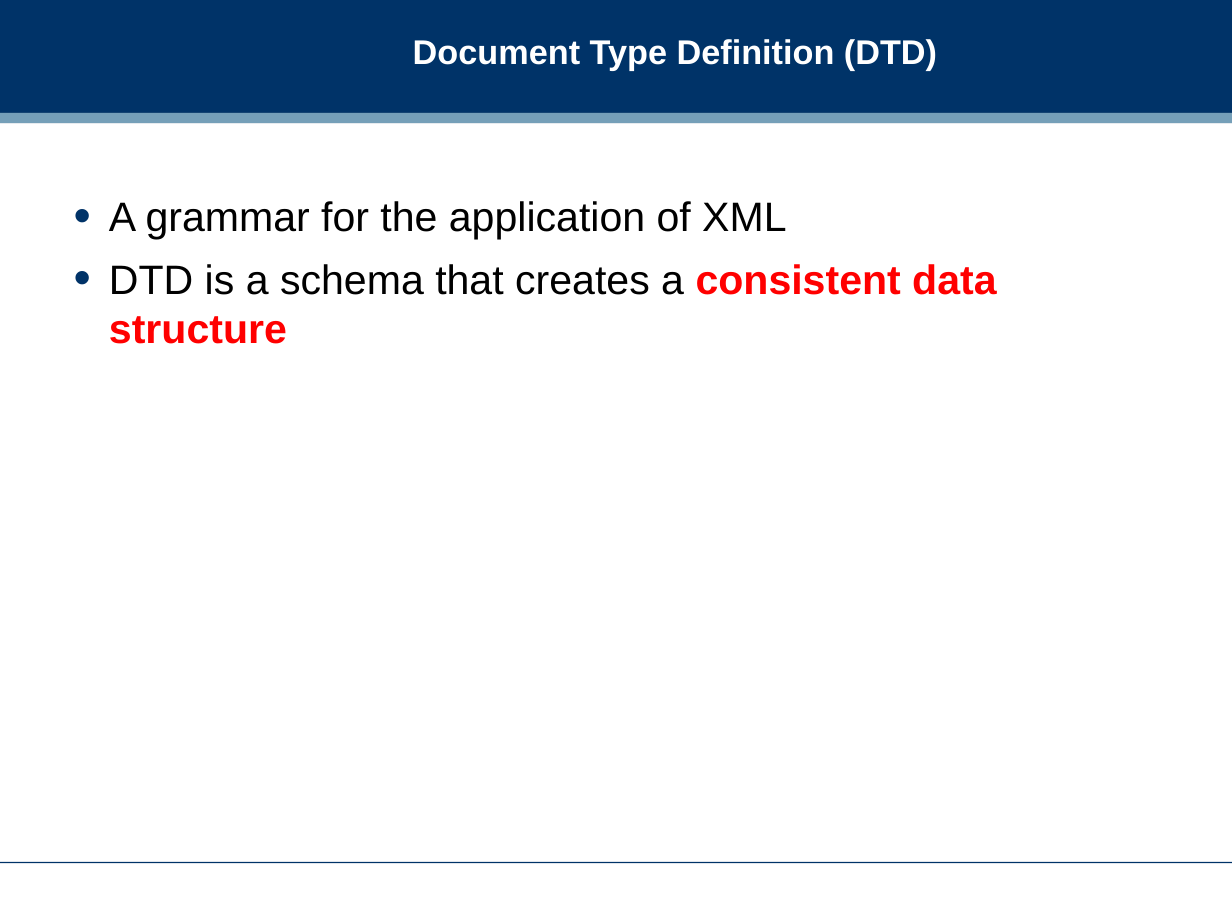
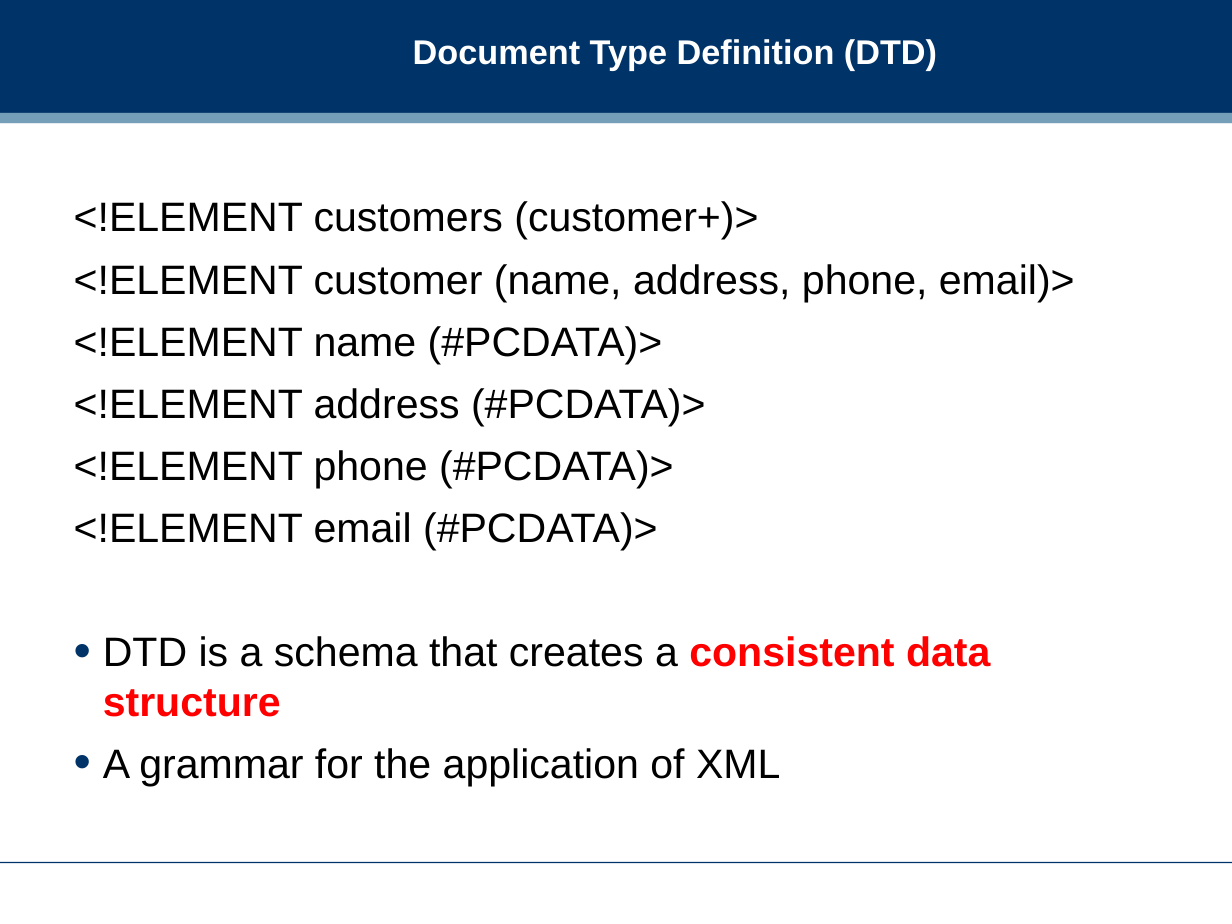
Before and after one commit to dreamind/ix, a slide deck: slide 19 of lectures/representing-data/xml.ppt (slide 17 before the commit). Drawn at 1232x924 pixels with LibreOffice and Linux fonts; fonts in the diff are those of the drawing; background and template pictures are left out. Boxes give left, top, right and bottom in pixels: in the first picture for what was removed or moved away, otherwise in the second. Text is boxed around its words. In the diff, an @@ line names an element or a change of style, - is before the commit and + after.

```diff
--- a/lectures/representing-data/xml.ppt
+++ b/lectures/representing-data/xml.ppt
@@ text at (74,201,1075,717): paragraphs added @@
+<!ELEMENT customers (customer+)>
+<!ELEMENT customer (name, address, phone, email)>
+<!ELEMENT name (#PCDATA)>
+<!ELEMENT address (#PCDATA)>
+<!ELEMENT phone (#PCDATA)>
+<!ELEMENT email (#PCDATA)>
+• DTD is a schema that creates a consistent data structure
@@ text at (109,264,996,344): paragraph removed @@
-• DTD is a schema that creates a consistent data structure
@@ text at (103,748,780,786): indent changed @@
```
Also in this commit, not shown: 9 other slides changed, 4 slides added, 2 slides removed.
